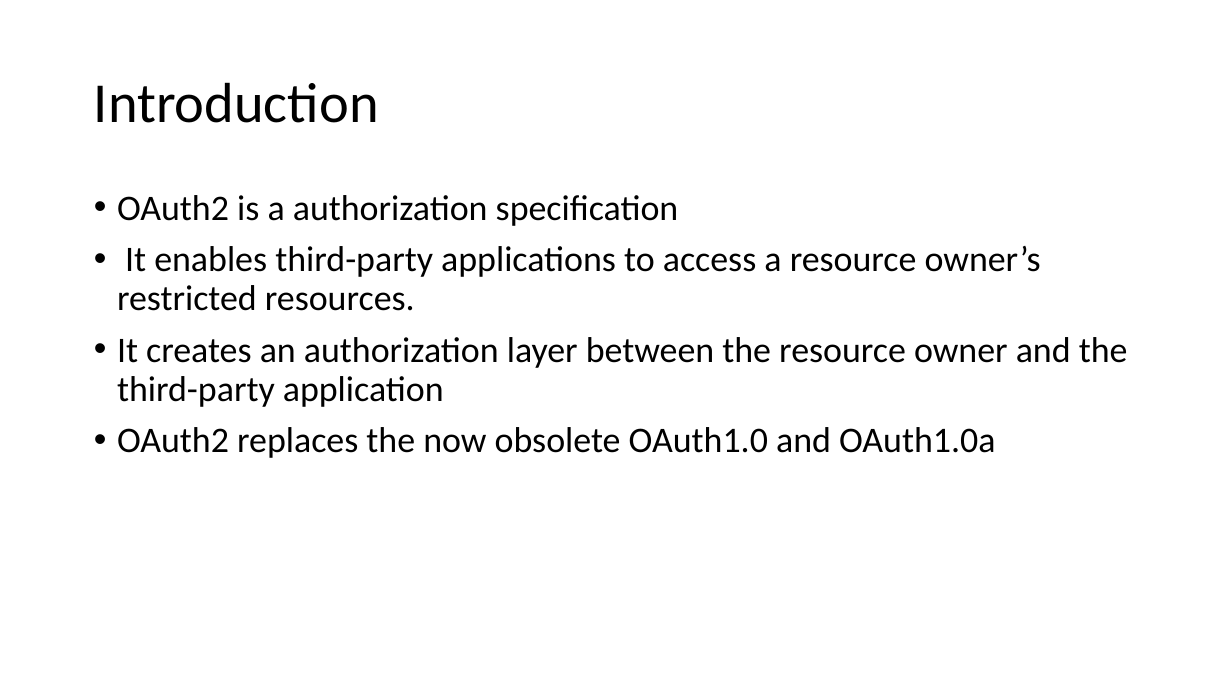
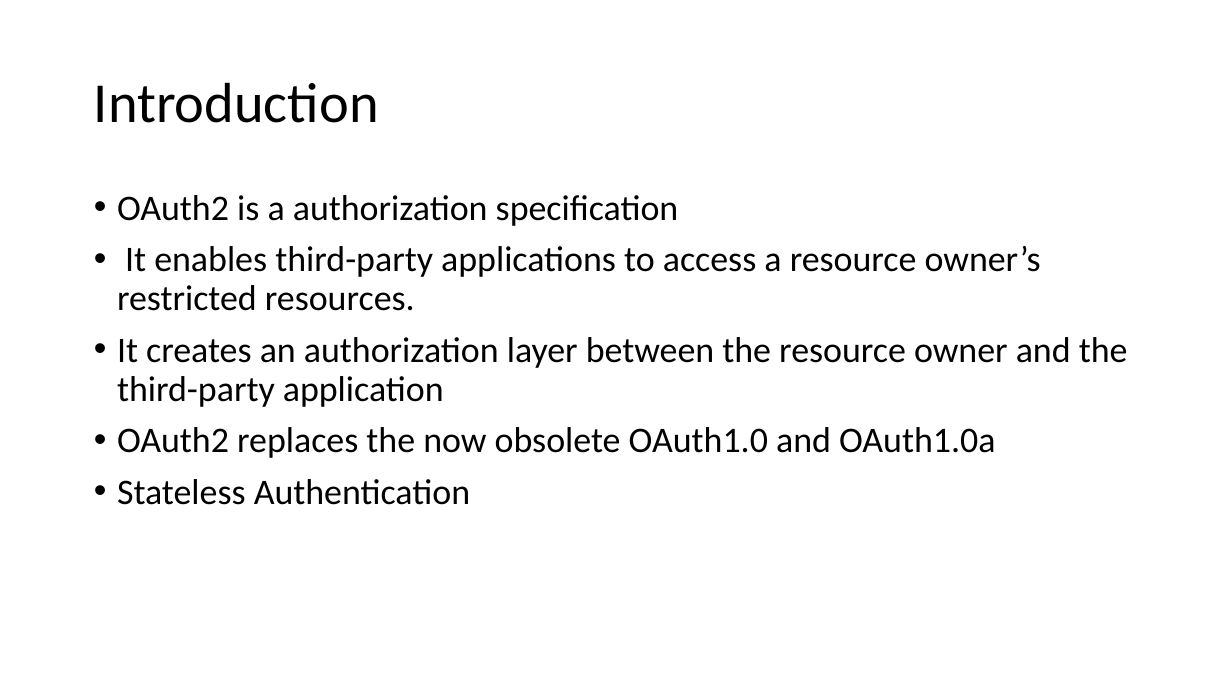
Before and after one commit to balajivijayan/oauth2, a slide deck: slide 2 of OAuth2.pptx. Drawn at 1232x693 pixels with LibreOffice and Linux fonts; fonts in the diff are those of the drawing. Boxes give left, top, right and bottom in pixels: in the first picture for what was removed or moved away, otherwise in the second. Text is boxed around its words. In the diff, an @@ line names an element or a change of style, - is before the commit and + after.

```diff
--- a/OAuth2.pptx
+++ b/OAuth2.pptx
@@ text at (x1=117, y1=479, x2=470, y2=505): paragraph added @@
+• Stateless Authentication
```
Also in this commit, not shown: 2 other slides changed, 4 slides added.
